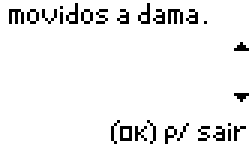
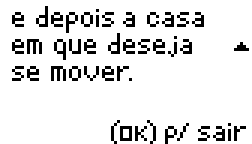
Comparing the layer stacks of the two w=252, h=144 images. Changes:
added layer "ins8" above "ins7" over [9, 3, 249, 102]
added layer "ins7" above "ins6" over [9, 3, 249, 102]
showed "ins6", painted on it over [9, 3, 249, 102]
painted on "ins5" over [12, 30, 192, 81]
hid "ins3" over [9, 3, 249, 102]
hid "ins2" over [9, 3, 249, 102]
